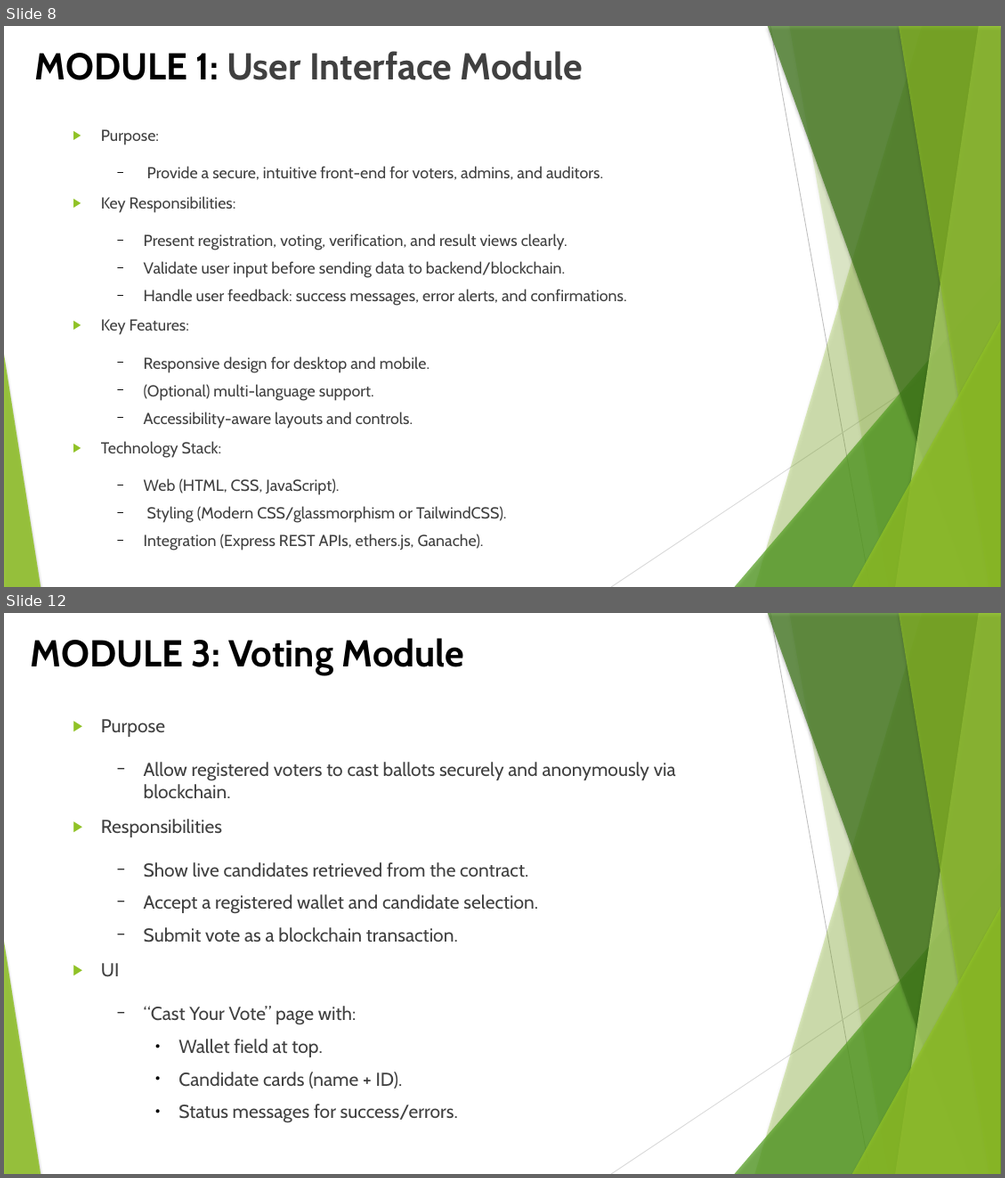
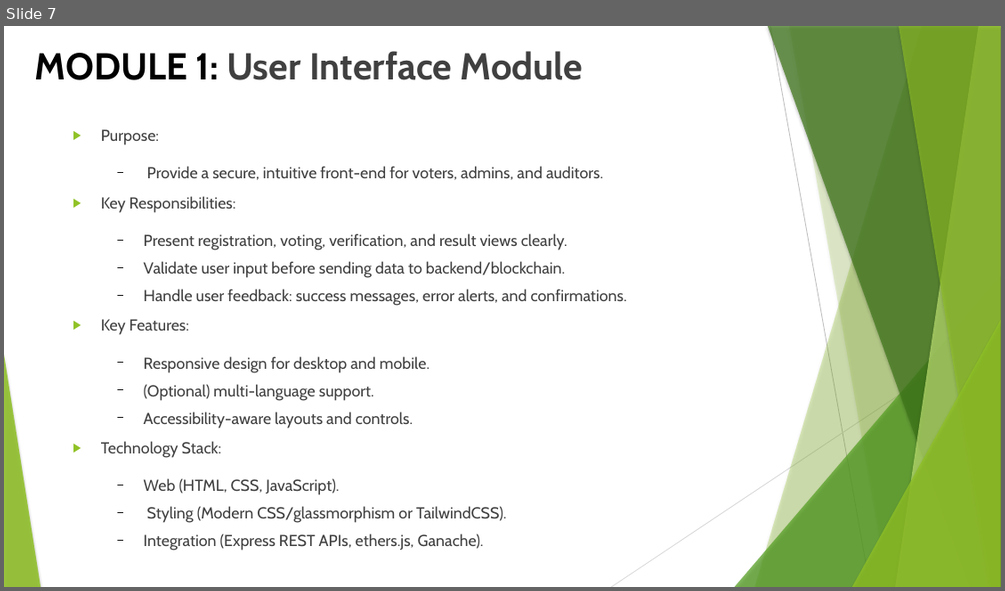
Before and after one commit to SridharanThangaraji/blockchain-voting, a slide deck: docs/blockchain-voting-review-II.pptx. Shown one above the other, each under a label of ours: slides 8 and 12 before the commit, slide 7 after it; the slides between them are not shown. The pictures are 1005x1178 and 1005x591 pixels, drawn with LibreOffice and Linux fonts; fonts in the diff are those of the drawing. Boxes give left, top, right and bottom in pixels: in the first picture for what was removed or moved away, otherwise in the second. Text is boxed around its words. In the diff, an @@ line names an element or a change of style, - is before the commit and + after.

```diff
--- a/docs/blockchain-voting-review-II.pptx
+++ b/docs/blockchain-voting-review-II.pptx
@@ slide 12 removed at (4, 613, 1001, 1174), background #FFFFFF; not listed: 10 template elements that a slide beside it also shows @@
@@ title removed at (30, 638, 465, 675) @@
-MODULE 3: Voting Module
@@ text removed at (101, 719, 676, 1123) @@
-▶ Purpose
-  − Allow registered voters to cast ballots securely and anonymously via blockchain.
-▶ Responsibilities
-  − Show live candidates retrieved from the contract.
-  − Accept a registered wallet and candidate selection.
-  − Submit vote as a blockchain transaction.
-▶ UI
-  − “Cast Your Vote” page with:
-    ● Wallet field at top.
-    ● Candidate cards (name + ID).
-    ● Status messages for success/errors.
@@ what was slide 8 is now slide 7 @@
```
Also in this commit, not shown: 7 other slides changed, 10 slides added, 6 other slides removed, 1 other file.
